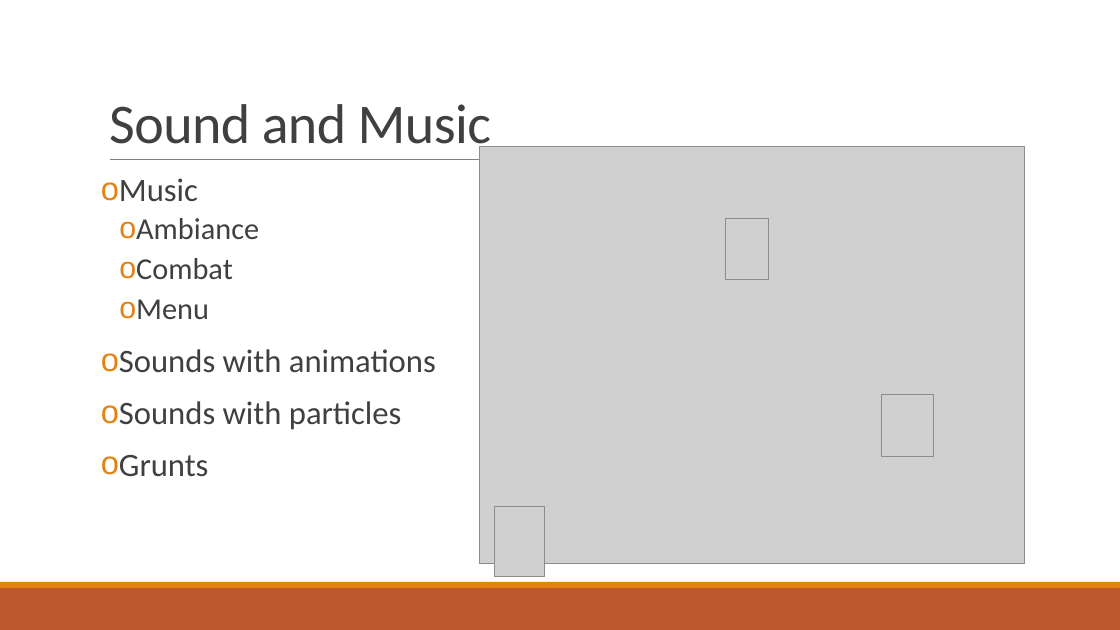
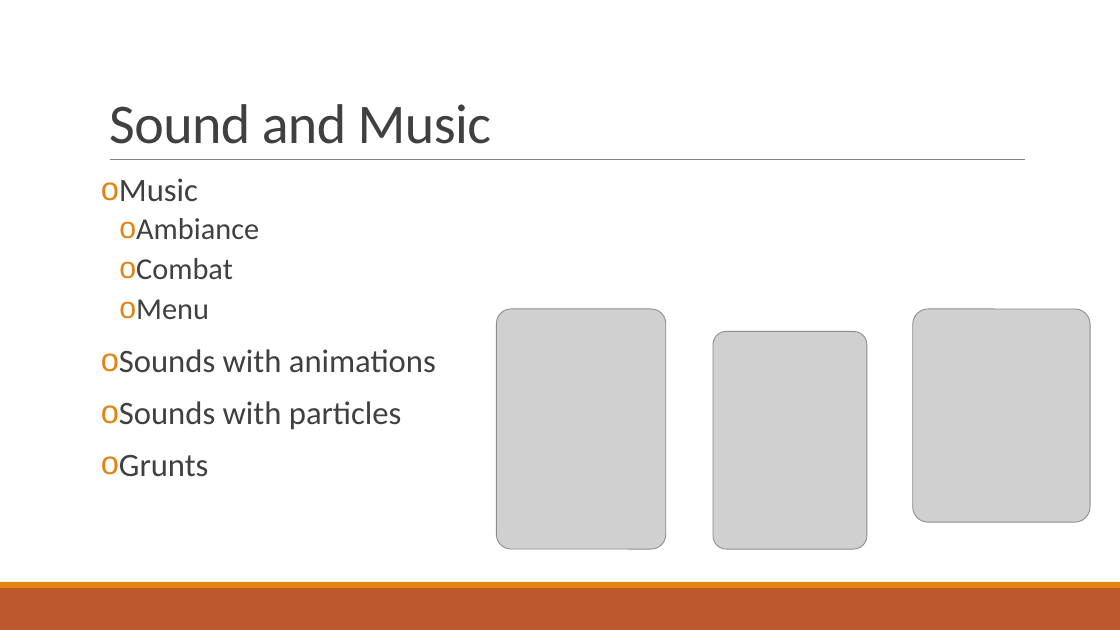
Before and after one commit to jonnynabors/Belly-Of-The-Beast, a slide deck: slide 7 of Documentation/Design Document/UnityDesignPresentation.pptx. Drawn at 1120x630 pixels with LibreOffice and Linux fonts; fonts in the diff are those of the drawing; grey boxes stand for pictures. Boxes give left, top, right and bottom in pixels: in the first picture for what was removed or moved away, otherwise in the second. Text is boxed around its words. In the diff, an @@ line names an element or a change of style, - is before the commit and + after.

Commit message:
ppt

```diff
--- a/Documentation/Design Document/UnityDesignPresentation.pptx
+++ b/Documentation/Design Document/UnityDesignPresentation.pptx
@@ picture removed at <box>480,146,1025,564</box> @@
@@ picture: place and size @@
-picture at <box>495,507,544,576</box>
+picture at <box>497,309,666,549</box>
@@ picture: place and size @@
-picture at <box>881,394,933,456</box>
+picture at <box>913,309,1091,523</box>
@@ picture: place and size @@
-picture at <box>726,218,770,280</box>
+picture at <box>713,332,867,549</box>
```
Also in this commit, not shown: 1 slide added.
